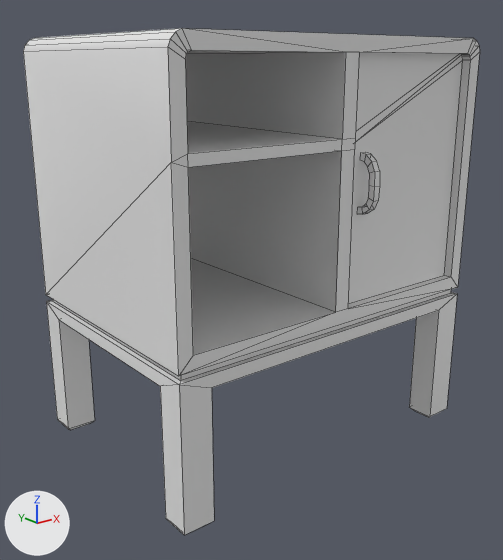
One commit to the FBX model RugProbleem/Assets/3D Models/Furniture/Cupboard.fbx: the scene before it, then after it.
One viewpoint serves both versions: a 50 mm lens placed at (-1.314, -1.624, 1.131), pointed at (-0.036, -0.026, 0.492). Every picture has the same lights, and +X, +Y and +Z are marked at lower left. Mesh edges are drawn as thin lines. Where no turn or scale is listed for an object, it has been applied to the vertices.

The older version as bpy lines, for what is in view:
```python
me_cube = bpy.data.meshes.new('Cube')
me_cube.from_pydata(...)  # 153 vertices, 151 faces; spans x -0.53..0.53, y -0.402..0.376, z 0.0..1.195
me_cube.materials.append(mat_cupboard)  # white #e7e7e7
ob_cupboard = bpy.data.objects.new('Cupboard', me_cube)
ob_cupboard.location = (0.0, 0.0, 0.0)
```
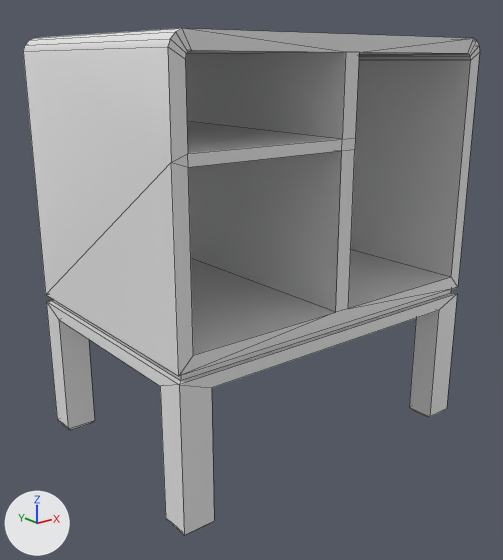
Location of each change, (x1, y1, x2, y2) in pixels of the pictures (503 x 560 px; the box of a moved part takes in the faces that stretch with it):
```json
{"part": 1, "of": "me_cube", "change": "deleted", "before": [358, 153, 380, 214]}
{"part": 2, "of": "me_cube", "change": "moved or reshaped", "before": [348, 52, 470, 308], "after": [348, 52, 470, 308]}
```

Edits to the scene script, one JSON object a line:
```json
{"block": "me_cube", "where": "# used by ob_cupboard; location = (0.0, 0.0, 0.0)"}
{"op": "remove", "block": "me_cube", "code": "me_cube.from_pydata(...)  # 153 vertices, 151 faces; spans x -0.53..0.53, y -0.402..0.376, z 0.0..1.195"}
{"op": "add", "block": "me_cube", "code": "me_cube.from_pydata(...)  # 117 vertices, 115 faces; spans x -0.53..0.53, y -0.376..0.376, z 0.0..1.195"}
{"block": "me_cube", "change": "me_cube part 1: the loose piece of 36 vertices spanning x 0.077..0.097, y -0.402..-0.346, z 0.736..0.902 is deleted"}
{"block": "me_cube", "change": "me_cube part 2"}
{"block": "me_cube", "change": "9 vertices are removed from x 0.024..0.488, y -0.35, z 0.484..1.154"}
{"block": "me_cube", "change": "13 faces are deleted"}
{"block": "me_cube", "change": "9 new vertices lie (0.0, 0.714, 0.0) away from vertices in x 0.024..0.488, y -0.376, z 0.484..1.154"}
{"block": "me_cube", "change": "9 new faces join them"}
```
